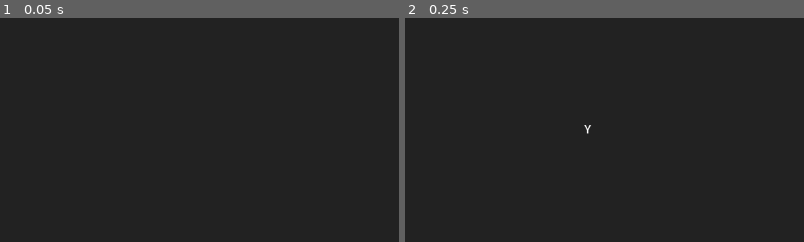
Above: before the commit, frames 1-2 (left to right).
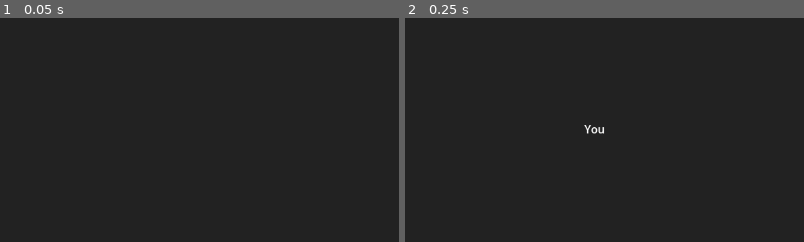
Above: after the commit, the same moments.

Repository: Stephen-Seo/LD55
Game: Godot game, scene res://main_scene.tscn
Two runs of this game, one before a commit and one after it. Both use one fixed random seed, a clock stepped at 60 frames per second and the inputs below.
Inputs:
- Up to frame 1 (0.05 s): no input
- Up to frame 2 (0.25 s): no input
The pictures show only the part of the screen within x 4-53%, y 12-62%; the shares and areas given below are measured in that part.

Frame 1 is identical in both runs. In frame 2, less than 0.1% of the frame differs, in the area x 46-50%, y 48-52%.

Commit message:
Work
Added LD55_1.mp3 (Gander's theme).

Added spritesheet for Gander Schwartz (the main character).

More dialoge for introduction.

Diff:
--- a/MainLogic.gd
+++ b/MainLogic.gd
@@ -8,22 +8,41 @@
 @onready var wind_diamond = $WindDiamond
 @onready var earth_diamond = $EarthDiamond
 
-@onready var audio_stream_player = $AudioStreamPlayer
+@onready var music_player = $MusicPlayer
+
+const text_speed = 0.08
 
 const start_text = "You seek the elementals?\nProve your worth!\nShow the elements your mastery over summoning, and they are yours!"
+
+const intro_text_00 = "The name's Gander Schwartz.\nBut my friends call me the \"Wandering Gander\"."
+const intro_text_01 = "I'm what most would call a \"third-rate summoner\",\nbut there's a reason for that.\nI summon \"items\", not \"beasts\"."
+const intro_text_02 = "Most summoners summon beasts to fight for them.\nI summon items to fight with, or even tools to solve puzzles in dungeons."
 
 const diamond_angle_rate = 1.2
 const diamond_dist_rate = 50.0
 const diamond_start_dist = 800.0
 const diamond_min_dist = 150.0
 
-enum StateT {Start, Start_TextRendered, Start_Stopping, MainMenu}
+enum StateT {
+	Start,
+	Start_TextRendered,
+	Start_Stopping,
+	MainMenu,
+	Introduction_00,
+	Introduction_00_post,
+	Introduction_01,
+	Introduction_01_post,
+	Introduction_02,
+	Introduction_02_post
+}
 
 static var state_dict = {}
 
 var tween_volume
 
 var diamonds_gone = false
+
+var music_file
 
 # Called when the node enters the scene tree for the first time.
 func _ready():
@@ -35,7 +54,17 @@
 			"dist": diamond_start_dist,
 			"angle" : 0.0
 		}
-		audio_stream_player.play()
+		music_player.play()
+
+func update_text(text, next_state):
+	if state_dict["timer"] > text_speed:
+		main_label.text += text[state_dict["text_idx"]]
+		state_dict["text_idx"] += 1
+		state_dict["timer"] = 0.0
+		if state_dict["text_idx"] >= text.length():
+			state_dict["state"] = next_state
+			state_dict["text_idx"] = 0
+			state_dict["timer"] = 0.0
 
 
 # Called every frame. 'delta' is the elapsed time since the previous frame.
@@ -43,13 +72,7 @@
 	state_dict["timer"] += delta
 	match state_dict["state"]:
 		StateT.Start:
-			if state_dict["timer"] > 0.15:
-				main_label.text += start_text[state_dict["text_idx"]]
-				state_dict["text_idx"] += 1
-				state_dict["timer"] = 0.0
-				if state_dict["text_idx"] >= start_text.length():
-					state_dict["state"] = StateT.Start_TextRendered
-					state_dict["text_idx"] = 0
+			update_text(start_text, StateT.Start_TextRendered)
 			update_start_diamonds(delta)
 		StateT.Start_TextRendered:
 			update_start_diamonds(delta)
@@ -58,6 +81,35 @@
 			update_stop_diamonds(delta)
 		StateT.MainMenu:
 			update_stop_diamonds(delta)
+			state_dict["state"] = StateT.Introduction_00
+			state_dict["timer"] = 0.0
+			state_dict["text_idx"] = 0
+			main_label.text = ""
+			lower_label.text = ""
+			music_player.volume_db = 0.0
+			music_player.stream = AudioStreamMP3.new()
+			music_file = FileAccess.open("res://audio/LD55_1.mp3", FileAccess.READ)
+			music_player.stream.data = music_file.get_buffer(music_file.get_length())
+			music_player.play()
+		StateT.Introduction_00:
+			update_stop_diamonds(delta)
+			update_text(intro_text_00, StateT.Introduction_00_post)
+		StateT.Introduction_00_post:
+			if not diamonds_gone:
+				state_dict["start_diamonds"]["dist"] = diamond_start_dist
+				diamonds_gone = true
+				fire_diamond.get_parent().remove_child(fire_diamond)
+				water_diamond.get_parent().remove_child(water_diamond)
+				wind_diamond.get_parent().remove_child(wind_diamond)
+				earth_diamond.get_parent().remove_child(earth_diamond)
+		StateT.Introduction_01:
+			update_text(intro_text_01, StateT.Introduction_01_post)
+		StateT.Introduction_01_post:
+			pass
+		StateT.Introduction_02:
+			update_text(intro_text_02, StateT.Introduction_02_post)
+		StateT.Introduction_02_post:
+			pass
 		_:
 			pass
 
@@ -72,15 +124,40 @@
 			StateT.Start_TextRendered:
 				state_dict["state"] = StateT.Start_Stopping
 				tween_volume = get_tree().create_tween()
-				tween_volume.tween_property(audio_stream_player, "volume_db", -80.0, 4.0)
+				tween_volume.tween_property(music_player, "volume_db", -80.0, 4.0)
 				tween_volume.tween_callback(start_volume_tween_callback)
 				main_label.text = ""
 				lower_label.text = ""
+			StateT.Introduction_00:
+				main_label.text = intro_text_00
+				state_dict["text_idx"] = 0
+				state_dict["timer"] = 0.0
+				state_dict["state"] = StateT.Introduction_00_post
+			StateT.Introduction_00_post:
+				state_dict["state"] = StateT.Introduction_01
+				state_dict["timer"] = 0.0
+				state_dict["text_idx"] = 0
+				main_label.text = ""
+			StateT.Introduction_01:
+				state_dict["state"] = StateT.Introduction_01_post
+				state_dict["timer"] = 0.0
+				state_dict["text_idx"] = 0
+				main_label.text = intro_text_01
+			StateT.Introduction_01_post:
+				state_dict["state"] = StateT.Introduction_02
+				state_dict["timer"] = 0.0
+				state_dict["text_idx"] = 0
+				main_label.text = ""
+			StateT.Introduction_02:
+				state_dict["state"] = StateT.Introduction_02_post
+				state_dict["timer"] = 0.0
+				state_dict["text_idx"] = 0
+				main_label.text = intro_text_02
 			_:
 				pass
 
 func start_volume_tween_callback():
-	audio_stream_player.stop()
+	music_player.stop()
 	state_dict["state"] = StateT.MainMenu
 
 func diamond_position_update():
--- /dev/null
+++ b/gander_schwartz.tscn
@@ -0,0 +1,170 @@
+[gd_scene load_steps=19 format=3 uid="uid://ktxqc7xtqkex"]
+
+[ext_resource type="Texture2D" uid="uid://cv0qw4j1q78r8" path="res://gimp/GanderSchwartz_spritesheet.png" id="1_n7bds"]
+
+[sub_resource type="AtlasTexture" id="AtlasTexture_mj0lb"]
+atlas = ExtResource("1_n7bds")
+region = Rect2(16, 0, 16, 48)
+
+[sub_resource type="AtlasTexture" id="AtlasTexture_nj8be"]
+atlas = ExtResource("1_n7bds")
+region = Rect2(0, 0, 16, 48)
+
+[sub_resource type="AtlasTexture" id="AtlasTexture_fv2wk"]
+atlas = ExtResource("1_n7bds")
+region = Rect2(48, 0, 16, 48)
+
+[sub_resource type="AtlasTexture" id="AtlasTexture_0fiw5"]
+atlas = ExtResource("1_n7bds")
+region = Rect2(32, 0, 16, 48)
+
+[sub_resource type="AtlasTexture" id="AtlasTexture_ymdq1"]
+atlas = ExtResource("1_n7bds")
+region = Rect2(16, 48, 16, 48)
+
+[sub_resource type="AtlasTexture" id="AtlasTexture_a7slw"]
+atlas = ExtResource("1_n7bds")
+region = Rect2(16, 0, 16, 48)
+
+[sub_resource type="AtlasTexture" id="AtlasTexture_7fcfo"]
+atlas = ExtResource("1_n7bds")
+region = Rect2(16, 96, 16, 48)
+
+[sub_resource type="AtlasTexture" id="AtlasTexture_uehe8"]
+atlas = ExtResource("1_n7bds")
+region = Rect2(16, 0, 16, 48)
+
+[sub_resource type="AtlasTexture" id="AtlasTexture_h0ch1"]
+atlas = ExtResource("1_n7bds")
+region = Rect2(0, 48, 16, 48)
+
+[sub_resource type="AtlasTexture" id="AtlasTexture_cklih"]
+atlas = ExtResource("1_n7bds")
+region = Rect2(0, 0, 16, 48)
+
+[sub_resource type="AtlasTexture" id="AtlasTexture_emnkr"]
+atlas = ExtResource("1_n7bds")
+region = Rect2(0, 96, 16, 48)
+
+[sub_resource type="AtlasTexture" id="AtlasTexture_ba8ji"]
+atlas = ExtResource("1_n7bds")
+region = Rect2(0, 0, 16, 48)
+
+[sub_resource type="AtlasTexture" id="AtlasTexture_ewgtu"]
+atlas = ExtResource("1_n7bds")
+region = Rect2(48, 48, 16, 48)
+
+[sub_resource type="AtlasTexture" id="AtlasTexture_btquh"]
+atlas = ExtResource("1_n7bds")
+region = Rect2(48, 0, 16, 48)
+
+[sub_resource type="AtlasTexture" id="AtlasTexture_d26uv"]
+atlas = ExtResource("1_n7bds")
+region = Rect2(32, 48, 16, 48)
+
+[sub_resource type="AtlasTexture" id="AtlasTexture_tbyxn"]
+atlas = ExtResource("1_n7bds")
+region = Rect2(32, 0, 16, 48)
+
+[sub_resource type="SpriteFrames" id="SpriteFrames_i348s"]
+animations = [{
+"frames": [{
+"duration": 1.0,
+"texture": SubResource("AtlasTexture_mj0lb")
+}],
+"loop": true,
+"name": &"facing_back",
+"speed": 5.0
+}, {
+"frames": [{
+"duration": 1.0,
+"texture": SubResource("AtlasTexture_nj8be")
+}],
+"loop": true,
+"name": &"facing_front",
+"speed": 5.0
+}, {
+"frames": [{
+"duration": 1.0,
+"texture": SubResource("AtlasTexture_fv2wk")
+}],
+"loop": true,
+"name": &"facing_left",
+"speed": 5.0
+}, {
+"frames": [{
+"duration": 1.0,
+"texture": SubResource("AtlasTexture_0fiw5")
+}],
+"loop": true,
+"name": &"facing_right",
+"speed": 5.0
+}, {
+"frames": [{
+"duration": 1.0,
+"texture": SubResource("AtlasTexture_ymdq1")
+}, {
+"duration": 1.0,
+"texture": SubResource("AtlasTexture_a7slw")
+}, {
+"duration": 1.0,
+"texture": SubResource("AtlasTexture_7fcfo")
+}, {
+"duration": 1.0,
+"texture": SubResource("AtlasTexture_uehe8")
+}],
+"loop": true,
+"name": &"walking_back",
+"speed": 5.0
+}, {
+"frames": [{
+"duration": 1.0,
+"texture": SubResource("AtlasTexture_h0ch1")
+}, {
+"duration": 1.0,
+"texture": SubResource("AtlasTexture_cklih")
+}, {
+"duration": 1.0,
+"texture": SubResource("AtlasTexture_emnkr")
+}, {
+"duration": 1.0,
+"texture": SubResource("AtlasTexture_ba8ji")
+}],
+"loop": true,
+"name": &"walking_front",
+"speed": 5.0
+}, {
+"frames": [{
+"duration": 1.0,
+"texture": SubResource("AtlasTexture_ewgtu")
+}, {
+"duration": 1.0,
+"texture": SubResource("AtlasTexture_btquh")
+}],
+"loop": true,
+"name": &"walking_left",
+"speed": 5.0
+}, {
+"frames": [{
+"duration": 1.0,
+"texture": SubResource("AtlasTexture_d26uv")
+}, {
+"duration": 1.0,
+"texture": SubResource("AtlasTexture_tbyxn")
+}],
+"loop": true,
+"name": &"walking_right",
+"speed": 5.0
+}]
+
+[node name="GanderSchwartz" type="CharacterBody2D"]
+
+[node name="AnimatedSprite2D" type="AnimatedSprite2D" parent="."]
+texture_filter = 1
+position = Vector2(0, -24)
+sprite_frames = SubResource("SpriteFrames_i348s")
+animation = &"walking_front"
+frame = 3
+frame_progress = 0.126405
+
+[node name="CollisionShape2D" type="CollisionShape2D" parent="."]
--- a/main_scene.tscn
+++ b/main_scene.tscn
@@ -42,5 +42,5 @@
 position = Vector2(-980, 90)
 texture = ExtResource("5_3irym")
 
-[node name="AudioStreamPlayer" type="AudioStreamPlayer" parent="."]
+[node name="MusicPlayer" type="AudioStreamPlayer" parent="."]
 stream = ExtResource("6_3kpot")
--- a/project.godot
+++ b/project.godot
@@ -29,6 +29,7 @@
 "deadzone": 0.5,
 "events": [Object(InputEventKey,"resource_local_to_scene":false,"resource_name":"","device":0,"window_id":0,"alt_pressed":false,"shift_pressed":false,"ctrl_pressed":false,"meta_pressed":false,"pressed":false,"keycode":0,"physical_keycode":88,"key_label":0,"unicode":0,"echo":false,"script":null)
 , Object(InputEventJoypadButton,"resource_local_to_scene":false,"resource_name":"","device":-1,"button_index":1,"pressure":0.0,"pressed":false,"script":null)
+, Object(InputEventKey,"resource_local_to_scene":false,"resource_name":"","device":0,"window_id":0,"alt_pressed":false,"shift_pressed":false,"ctrl_pressed":false,"meta_pressed":false,"pressed":false,"keycode":0,"physical_keycode":4194325,"key_label":0,"unicode":0,"echo":false,"script":null)
 ]
 }
 Left={
Not shown, added: audio/LD55_1.mp3.import
Binary file added: gimp/GanderSchwartz_spritesheet.png
Not shown, added: gimp/GanderSchwartz_spritesheet.png.import
Not shown, added: audio/LD55_1.mp3
